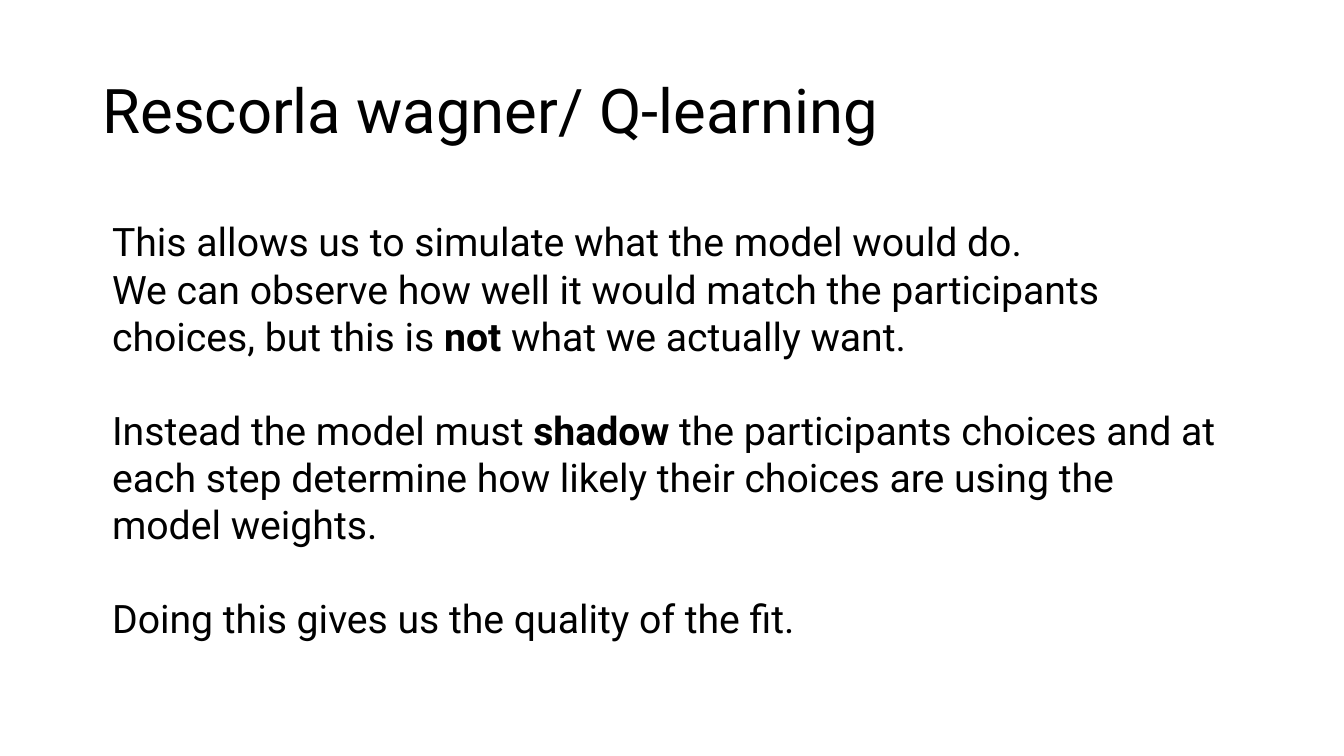
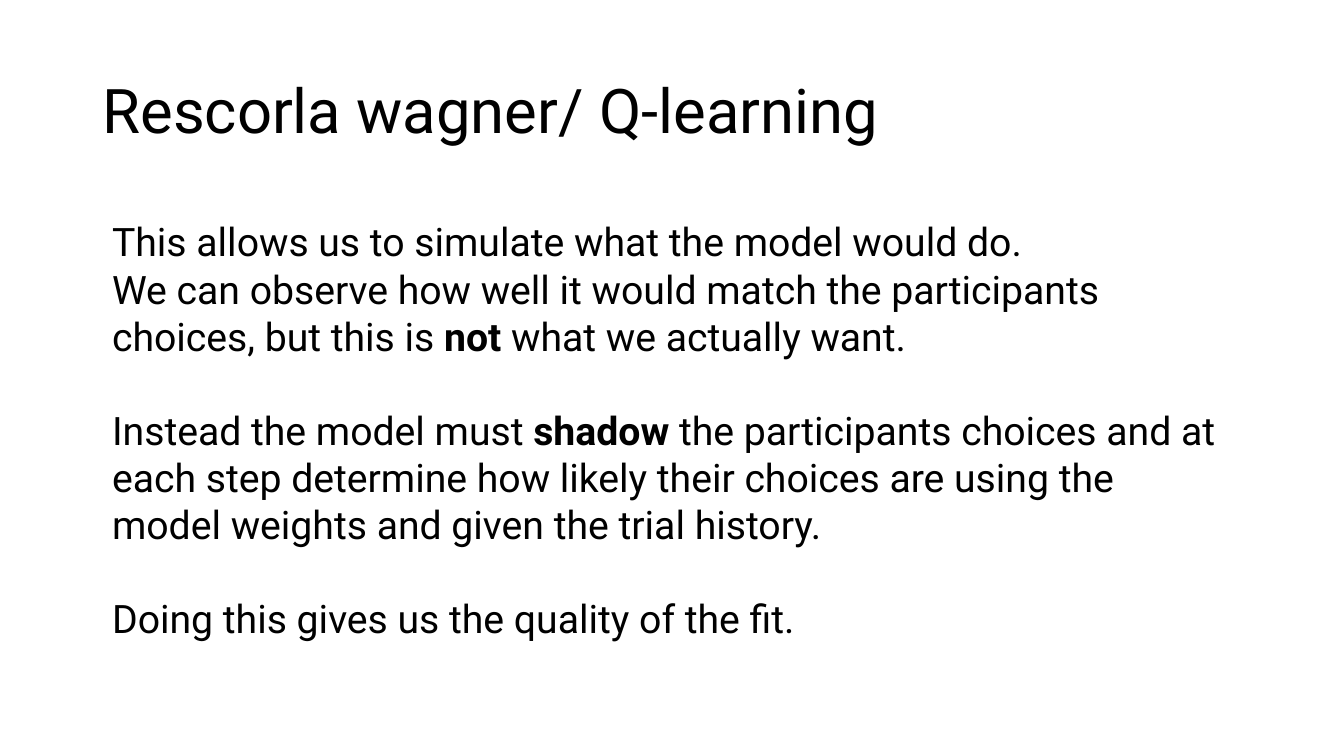
Before and after one commit to trNk27/Human_Data_Exploration, a slide deck: slide 33 of presentation/Prototype.pptx (slide 30 before the commit). Drawn at 1344x756 pixels with LibreOffice and Linux fonts; fonts in the diff are those of the drawing; background and template pictures are left out. Boxes give left, top, right and bottom in pixels: in the first picture for what was removed or moved away, otherwise in the second. Text is boxed around its words. In the diff, an @@ line names an element or a change of style, - is before the commit and + after.

Commit message:
new presentation

```diff
--- a/presentation/Prototype.pptx
+++ b/presentation/Prototype.pptx
@@ text at box(112, 415, 1215, 548): text changed @@
-Instead the model must shadow the participants choices and at each step determine how likely their choices are using the model weights.
+Instead the model must shadow the participants choices and at each step determine how likely their choices are using the model weights and given the trial history.
```
Also in this commit, not shown: 7 other slides changed, 5 slides added, 1 slide removed.
